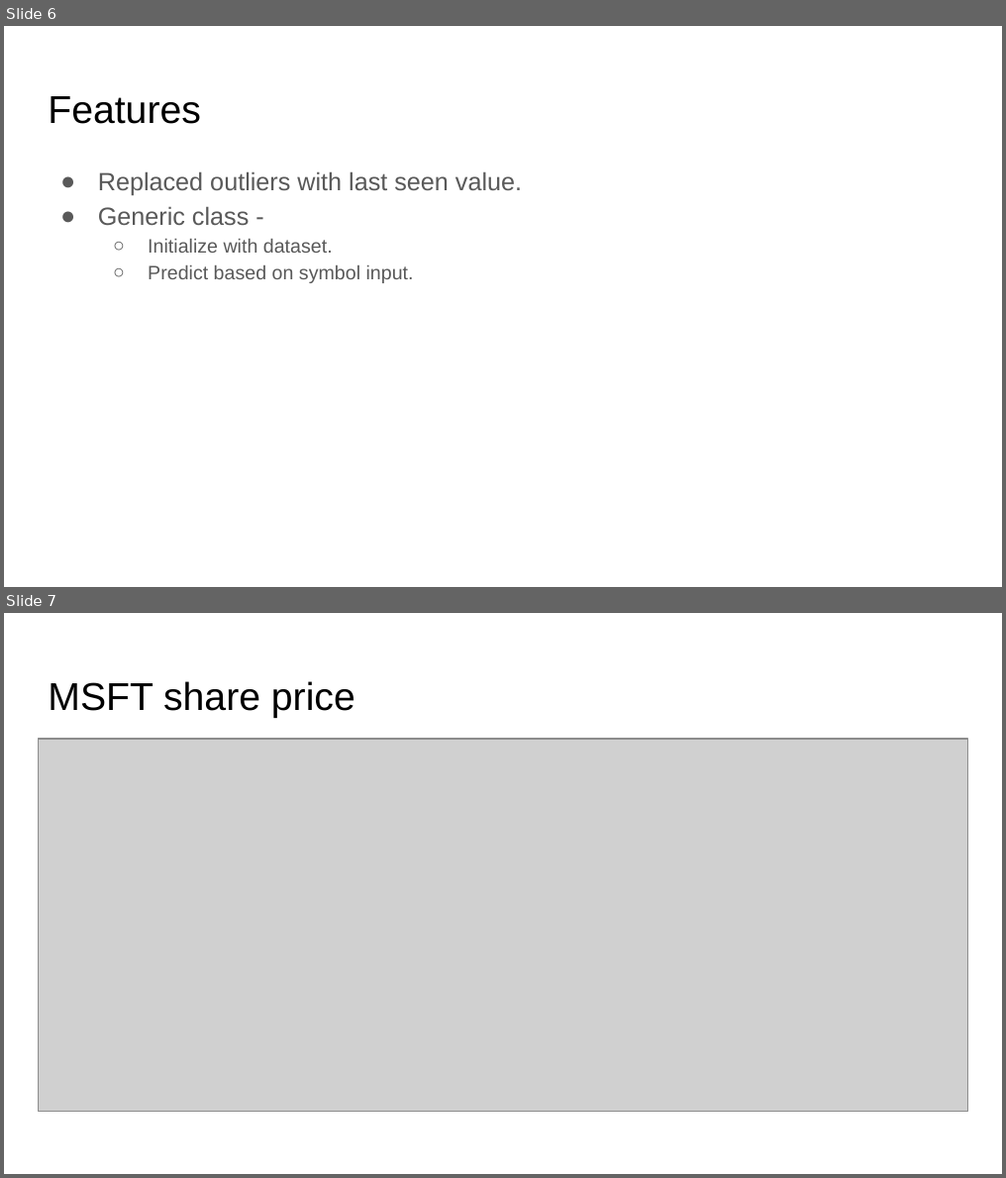
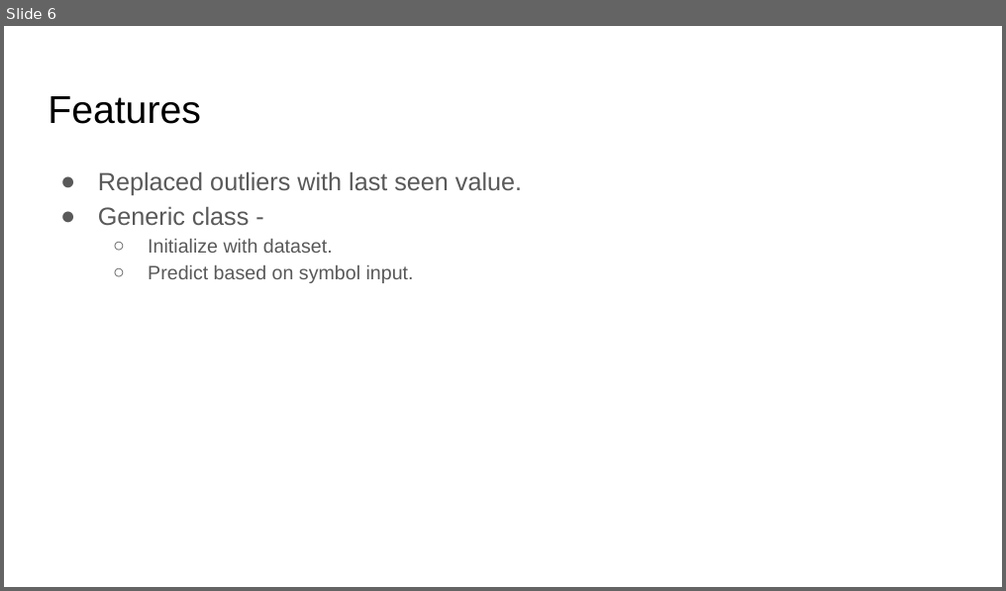
Before and after one commit to jaysetty/challenge1, a slide deck: Stock Price Prediction.pptx. Shown one above the other, each under a label of ours: slides 6 and 7 before the commit, slide 6 after it. The pictures are 1006x1178 and 1006x591 pixels, drawn with LibreOffice and Linux fonts; fonts in the diff are those of the drawing; grey boxes stand for pictures. Boxes give left, top, right and bottom in pixels: in the first picture for what was removed or moved away, otherwise in the second. Text is boxed around its words. In the diff, an @@ line names an element or a change of style, - is before the commit and + after.

```diff
--- a/Stock Price Prediction.pptx
+++ b/Stock Price Prediction.pptx
@@ slide 7 removed at [4,613,1002,1174], background #FFFFFF @@
@@ title removed at [48,681,355,718] @@
-MSFT share price
@@ picture removed at [38,739,968,1112] @@
```
Also in this commit, not shown: 4 slides changed, 3 slides added, 1 other slide removed, 2 other files.
